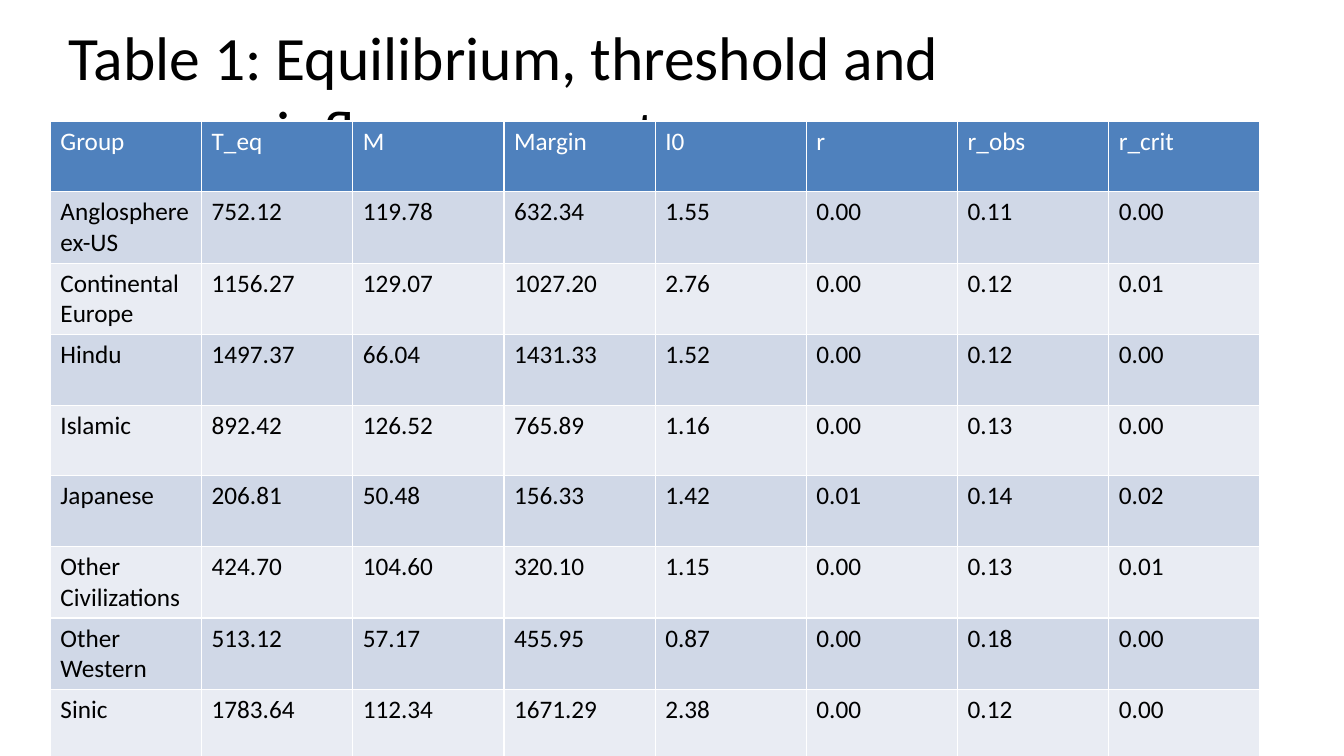
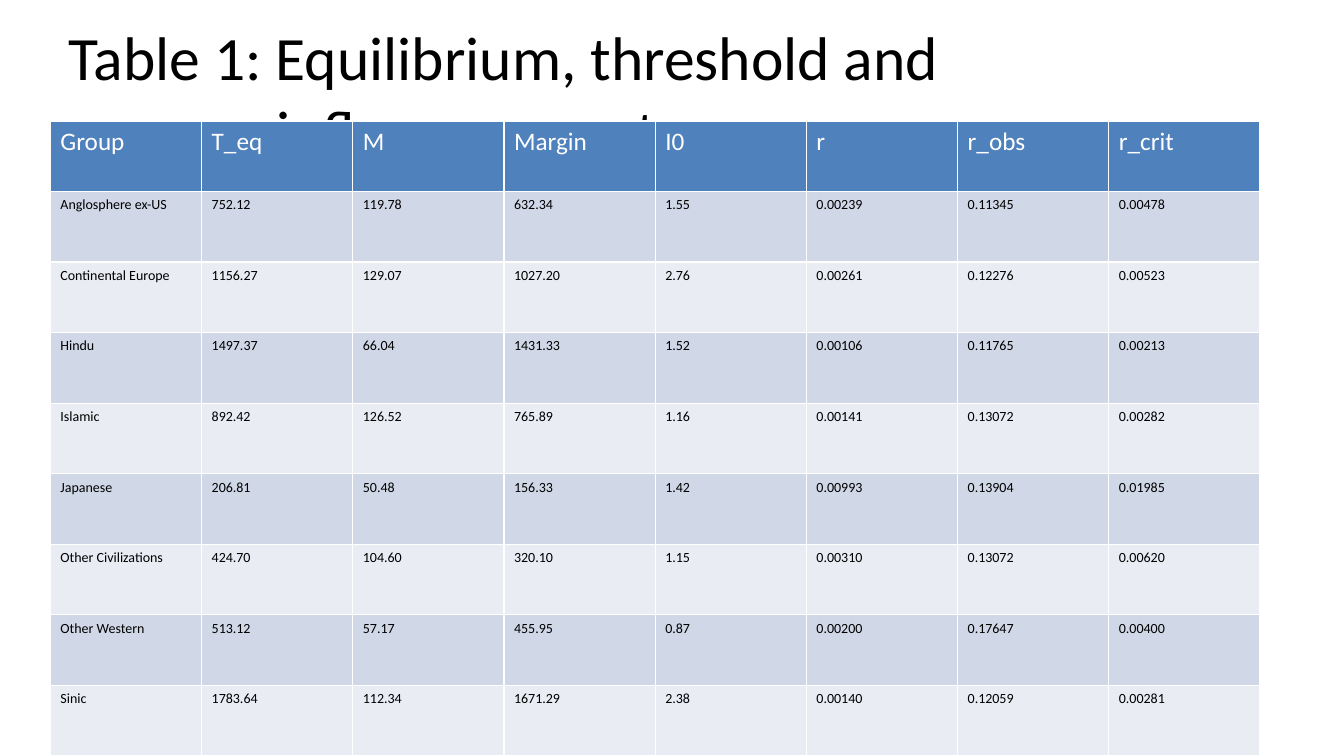
Before and after one commit to bougtoir/heat-accidents-mortality, a slide deck: slide 4 of researcher_mobility_ode/docs/manuscript_figures.pptx. Drawn at 1344x756 pixels with LibreOffice and Linux fonts; fonts in the diff are those of the drawing. Boxes give left, top, right and bottom in pixels: in the first picture for what was removed or moved away, otherwise in the second. Text is boxed around its words. In the diff, an @@ line names an element or a change of style, - is before the commit and + after.

```diff
--- a/researcher_mobility_ode/docs/manuscript_figures.pptx
+++ b/researcher_mobility_ode/docs/manuscript_figures.pptx
@@ table at box(50, 121, 1260, 756) @@
-row 2: Anglosphere ex-US | 752.12 | 119.78 | 632.34 | 1.55 | 0.00 | 0.11 | 0.00
+row 2: Anglosphere ex-US | 752.12 | 119.78 | 632.34 | 1.55 | 0.00239 | 0.11345 | 0.00478
-row 3: Continental Europe | 1156.27 | 129.07 | 1027.20 | 2.76 | 0.00 | 0.12 | 0.01
+row 3: Continental Europe | 1156.27 | 129.07 | 1027.20 | 2.76 | 0.00261 | 0.12276 | 0.00523
-row 4: Hindu | 1497.37 | 66.04 | 1431.33 | 1.52 | 0.00 | 0.12 | 0.00
+row 4: Hindu | 1497.37 | 66.04 | 1431.33 | 1.52 | 0.00106 | 0.11765 | 0.00213
-row 5: Islamic | 892.42 | 126.52 | 765.89 | 1.16 | 0.00 | 0.13 | 0.00
+row 5: Islamic | 892.42 | 126.52 | 765.89 | 1.16 | 0.00141 | 0.13072 | 0.00282
-row 6: Japanese | 206.81 | 50.48 | 156.33 | 1.42 | 0.01 | 0.14 | 0.02
+row 6: Japanese | 206.81 | 50.48 | 156.33 | 1.42 | 0.00993 | 0.13904 | 0.01985
-row 7: Other Civilizations | 424.70 | 104.60 | 320.10 | 1.15 | 0.00 | 0.13 | 0.01
+row 7: Other Civilizations | 424.70 | 104.60 | 320.10 | 1.15 | 0.00310 | 0.13072 | 0.00620
-row 8: Other Western | 513.12 | 57.17 | 455.95 | 0.87 | 0.00 | 0.18 | 0.00
+row 8: Other Western | 513.12 | 57.17 | 455.95 | 0.87 | 0.00200 | 0.17647 | 0.00400
-row 9: Sinic | 1783.64 | 112.34 | 1671.29 | 2.38 | 0.00 | 0.12 | 0.00
+row 9: Sinic | 1783.64 | 112.34 | 1671.29 | 2.38 | 0.00140 | 0.12059 | 0.00281
-row 10: United States | 801.70 | 132.49 | 669.21 | 2.83 | 0.00 | 0.11 | 0.01
+row 10: United States | 801.70 | 132.49 | 669.21 | 2.83 | 0.00396 | 0.10504 | 0.00791
@@ size 18 to 10 pt in "Anglosphere ex-US", "752.12", "119.78", "632.34" and 41 more places @@
```
Also in this commit, not shown: 4 other slides changed, 6 other files.
